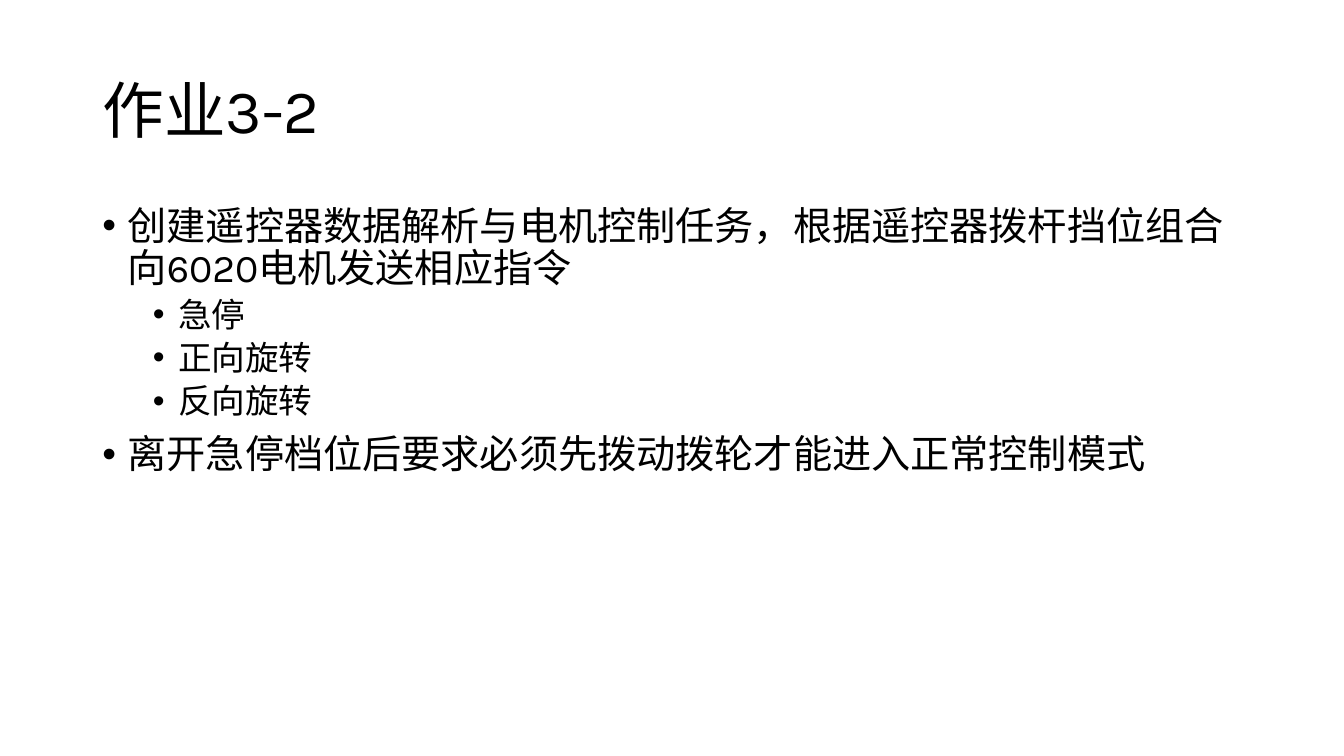
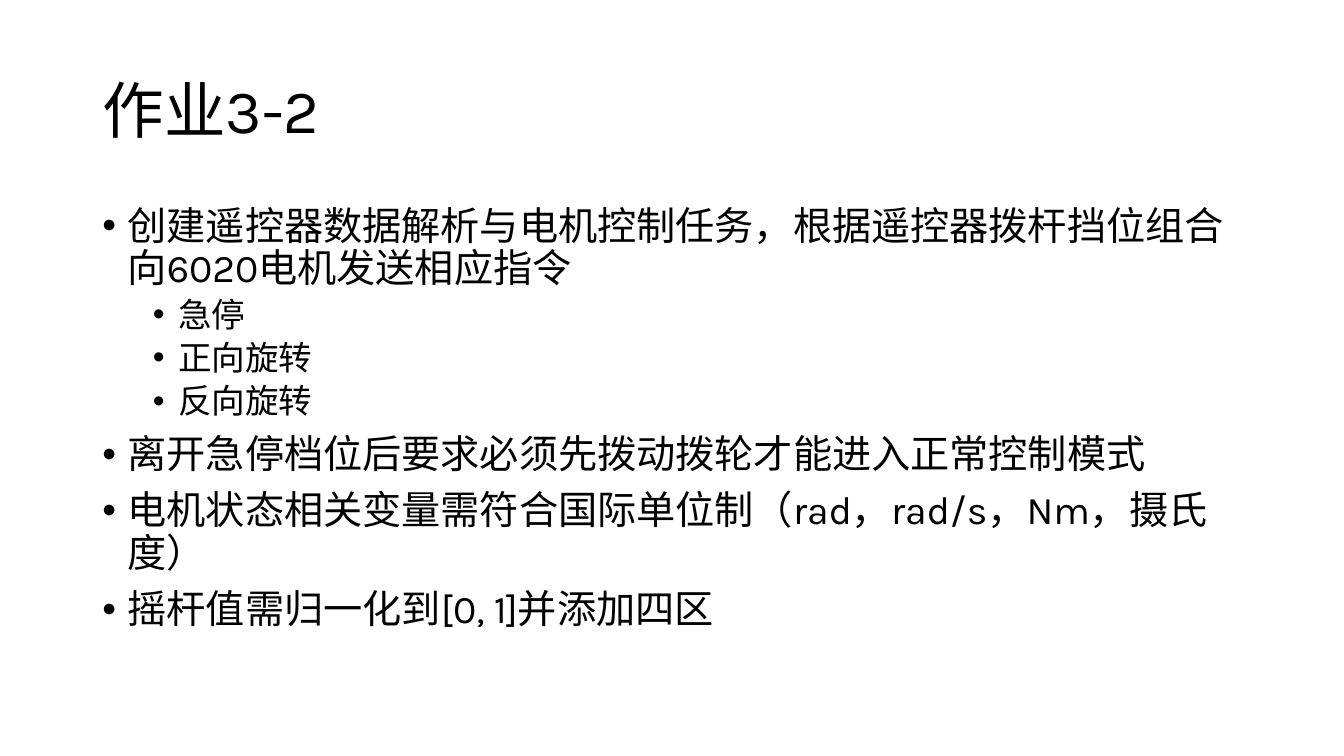
Before and after one commit to JLU-Robomaster-Embedded/embedded_tutorial, a slide deck: slide 17 of 3_RTOS与嵌入式程序设计.pptx (slide 9 before the commit). Drawn at 1344x756 pixels with LibreOffice and Linux fonts; fonts in the diff are those of the drawing. Boxes give left, top, right and bottom in pixels: in the first picture for what was removed or moved away, otherwise in the second. Text is boxed around its words. In the diff, an @@ line names an element or a change of style, - is before the commit and + after.

```diff
--- a/3_RTOS与嵌入式程序设计.pptx
+++ b/3_RTOS与嵌入式程序设计.pptx
@@ text at [128,490,1208,627]: paragraphs added @@
+• 电机状态相关变量需符合国际单位制（rad，rad/s，Nm，摄氏度）
+• 摇杆值需归一化到[0, 1]并添加四区
```
Also in this commit, not shown: 1 other slide changed, 11 slides added.
